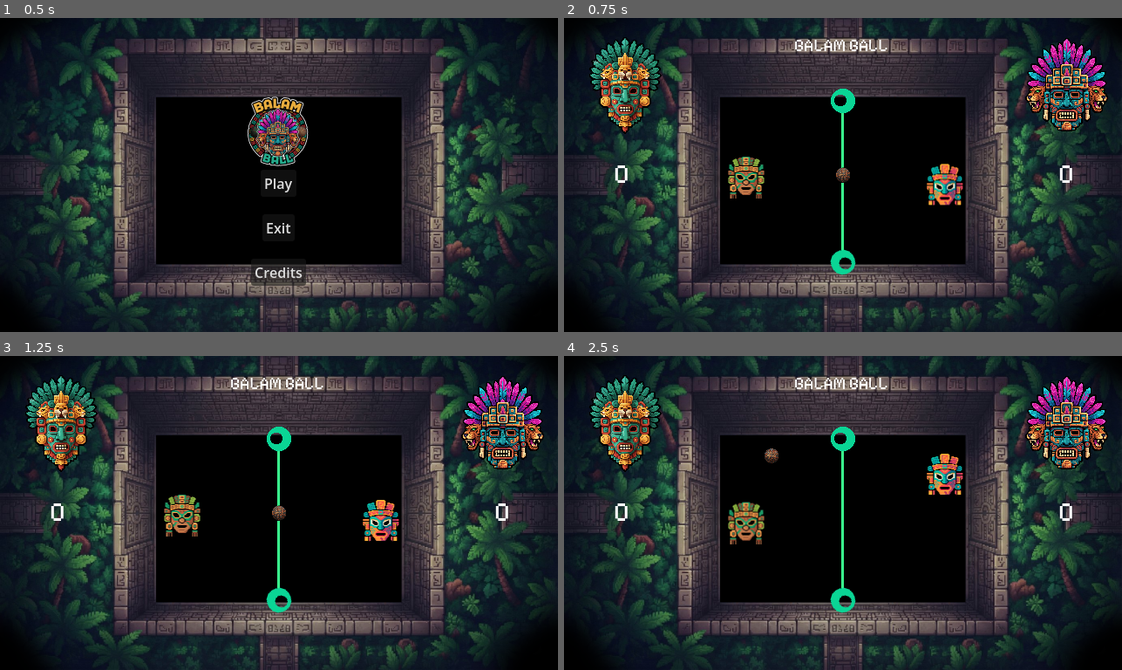
Above: before the commit, frames 1-4 (two rows, left to right).
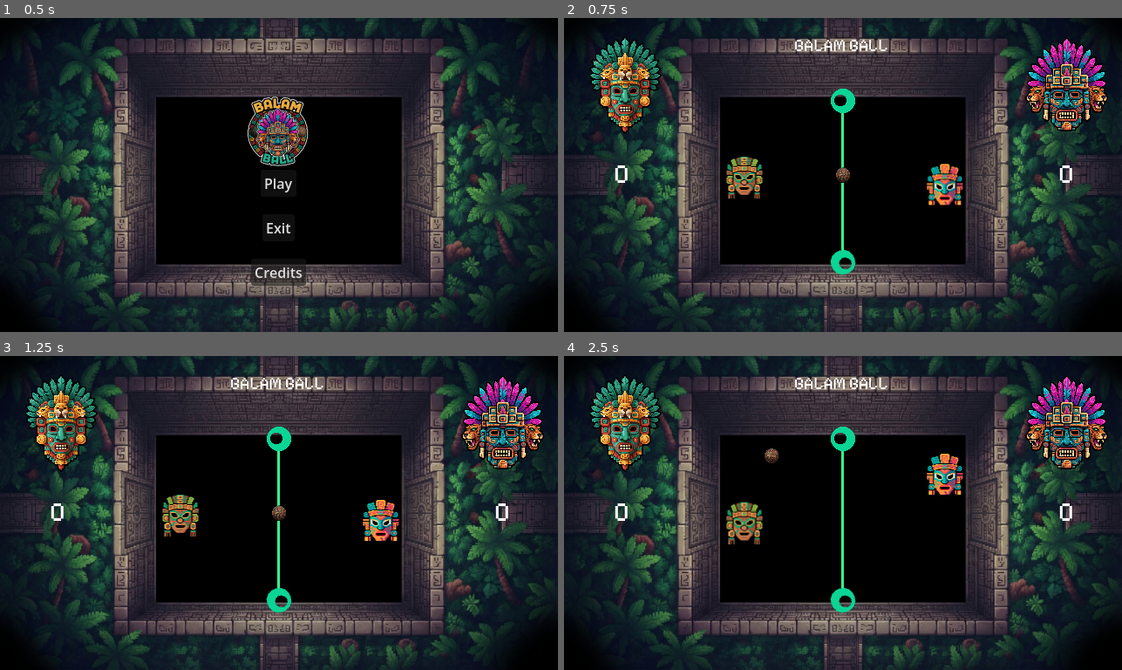
Above: after the commit, the same moments.

Repository: codigoneuro/balamball.games
Game: Godot game, scene res://Scenes/menu.tscn
Same seed, same stepped clock (60 frames per second), same inputs: the game is played once before the commit and once after it.
Inputs:
- Up to frame 1 (0.5 s): no input
- Up to frame 2 (0.75 s): click "Play" at 0.5 s
- Up to frame 3 (1.25 s): no input
- Up to frame 4 (2.5 s): hold Up (up) 1.28-2.03 s; hold Down (down) from 2.03 s (still down)

Frame 1 is identical in both runs. In frame 2, 0.5% of the frame differs, in the area x 29-36%, y 44-58%; in frame 3, 0.5%; in frame 4, 0.6%, in the area x 29-36%, y 46-60%.

Commit message:
fixed balam position

Diff:
--- a/balam-ball/Scenes/board.tscn
+++ b/balam-ball/Scenes/board.tscn
@@ -112,7 +112,7 @@
 default_color = Color(0.22745098, 0.9764706, 0.5568628, 1)
 
 [node name="Balam" parent="." unique_id=2899691 instance=ExtResource("2_2wvcj")]
-position = Vector2(-112, 0)
+position = Vector2(-114, 0)
 
 [node name="Tezcat" parent="." unique_id=14505957 instance=ExtResource("3_uh3b8")]
 position = Vector2(120, -5)
